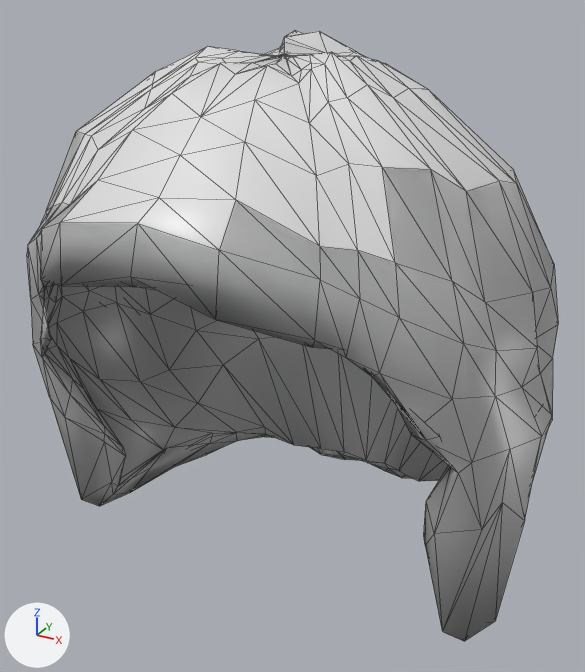
The glTF model godot/assets/creador/pelo/pelo_bob.glb, before and after one commit.
Camera for both pictures: a 50 mm lens placed at (0.883, -1.571, 2.07), pointed at (0.001, 0.034, 1.268). The axes (+X, +Y, +Z) are drawn at lower left. The lights are the same throughout. The first picture is the older version. Mesh edges are drawn as thin lines. Vertices at exactly the same position are counted once.

In view in the first picture: 'pieza'.
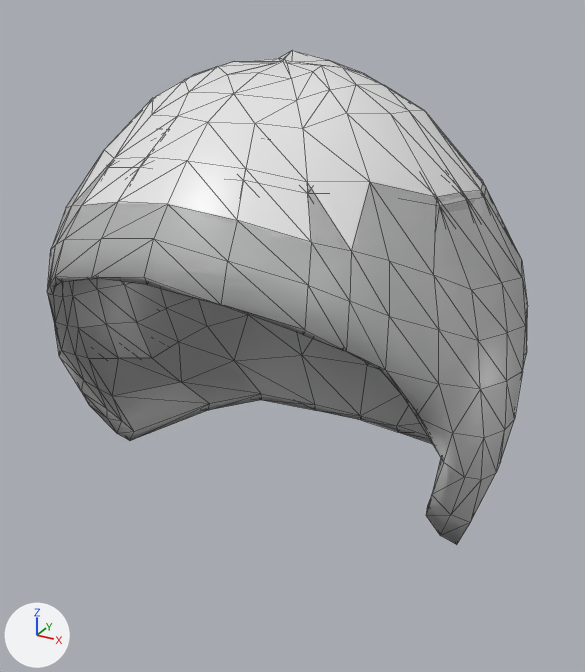
Location of each change, [x1, y1, x2, y2] in pixels of the pictures (585 x 672 px):
'pieza', reshaped (9% narrower, 19% shorter): before [27, 31, 558, 641]; after [47, 50, 528, 545]
'gorro', reshaped (not visible before): after [73, 296, 505, 470]
'gorro_alto', reshaped (not visible before): after [73, 289, 514, 460]

Edits to the bpy script that builds the scene:
```text
Change me_pelo_bob:
    used by ob_pieza; location = (0.0, 0.0, 0.0)
    remove me_pelo_bob.from_pydata(...)  # 1928 vertices, 3732 faces; spans x -0.633..0.632, y -0.545..0.635, z 0.615..1.969
    add me_pelo_bob.from_pydata(...)  # 657 vertices, 1268 faces; spans x -0.556..0.556, y -0.509..0.565, z 0.809..1.933
    me_pelo_bob part 1: the loose piece of 666 vertices spanning x -0.633..0.632, y -0.545..0.635, z 0.615..1.969 is rebuilt with 456 vertices and now spans x -0.556..0.556, y -0.509..0.565, z 0.809..1.933
    other edits to the shape of me_pelo_bob do not show in these pictures
Change me_pelo_bob_gorro:
    used by ob_gorro; location = (0.0, 0.0, 0.0)
    remove me_pelo_bob_gorro.from_pydata(...)  # 383 vertices, 696 faces; spans x -0.633..0.632, y -0.545..0.635, z 0.615..1.71
    add me_pelo_bob_gorro.from_pydata(...)  # 350 vertices, 594 faces; spans x -0.556..0.556, y -0.509..0.565, z 0.809..1.691
    me_pelo_bob_gorro part 2: 383 vertices removed from x -0.633..0.632, y -0.545..0.635, z 0.615..1.71; 350 vertices added at x -0.556..0.556, y -0.509..0.565, z 0.809..1.691
Change me_pelo_bob_gorro_alto:
    used by ob_gorro_alto; location = (0.0, 0.0, 0.0)
    remove me_pelo_bob_gorro_alto.from_pydata(...)  # 538 vertices, 896 faces; spans x -0.633..0.632, y -0.545..0.635, z 0.615..1.772
    add me_pelo_bob_gorro_alto.from_pydata(...)  # 404 vertices, 704 faces; spans x -0.556..0.556, y -0.509..0.565, z 0.809..1.744
    me_pelo_bob_gorro_alto part 3: the loose piece of 417 vertices spanning x -0.633..0.632, y -0.545..0.635, z 0.615..1.772 is rebuilt with 341 vertices and now spans x -0.556..0.556, y -0.509..0.565, z 0.809..1.744
    other edits to the shape of me_pelo_bob_gorro_alto do not show in these pictures
```
